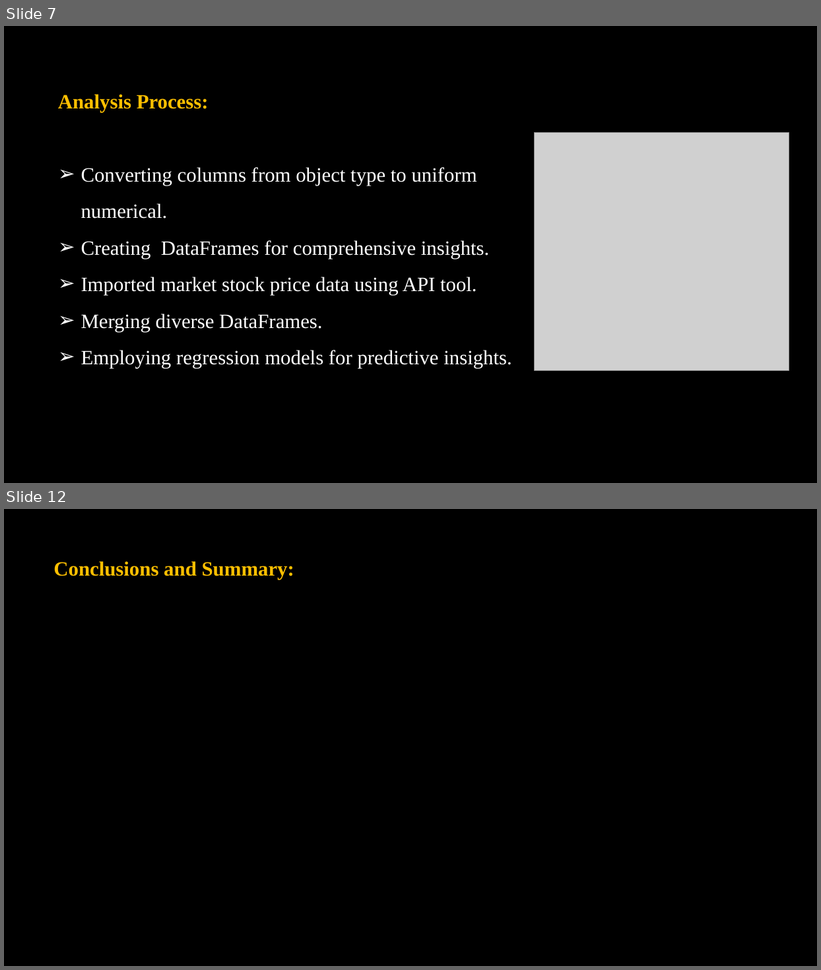
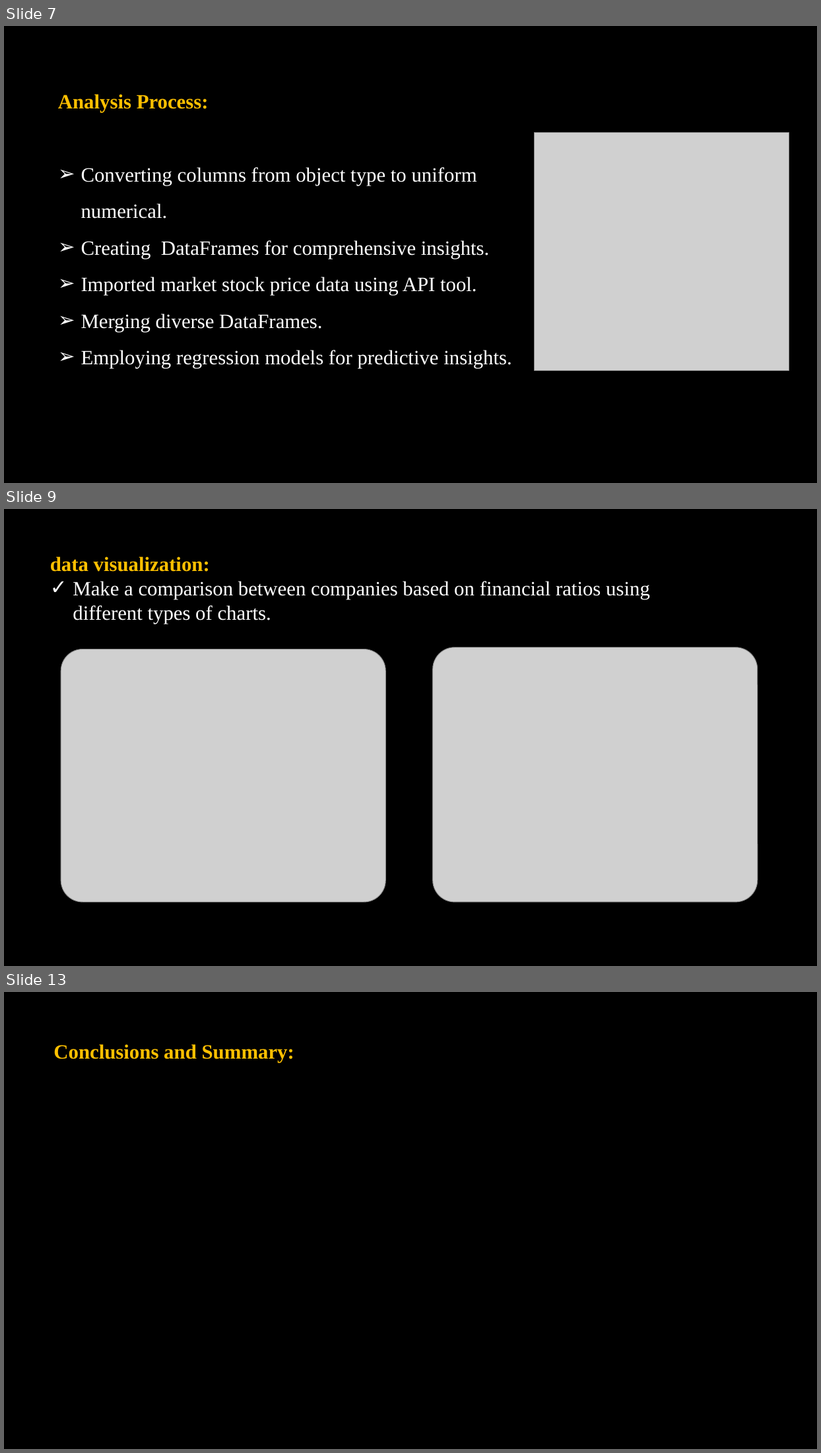
Before and after one commit to jash1112/project-financial_analysis, a slide deck: The project.pptx. Shown one above the other, each under a label of ours: slides 7 and 12 before the commit, slides 7, 9 and 13 after it; the slides between them are not shown. The pictures are 821x970 and 821x1453 pixels, drawn with LibreOffice and Linux fonts; fonts in the diff are those of the drawing; grey boxes stand for pictures; background and template pictures are left out. Boxes give left, top, right and bottom in pixels: in the first picture for what was removed or moved away, otherwise in the second. Text is boxed around its words. In the diff, an @@ line names an element or a change of style, - is before the commit and + after.

```diff
--- a/The project.pptx
+++ b/The project.pptx
@@ slide 9 added at (x1=4, y1=509, x2=817, y2=966), background picture (left out) @@
@@ text added at (x1=50, y1=557, x2=650, y2=624), 24 pt, text #FFFFFF @@
+data visualization:
+✓ Make a comparison between companies based on financial ratios using different types of charts.
@@ picture added at (x1=61, y1=650, x2=386, y2=902) @@
@@ picture added at (x1=433, y1=648, x2=758, y2=902) @@
@@ what was slide 12 is now slide 13 @@
```
Also in this commit, not shown: 3 slides changed, 3 other slides added, 3 slides removed, 1 other file.
